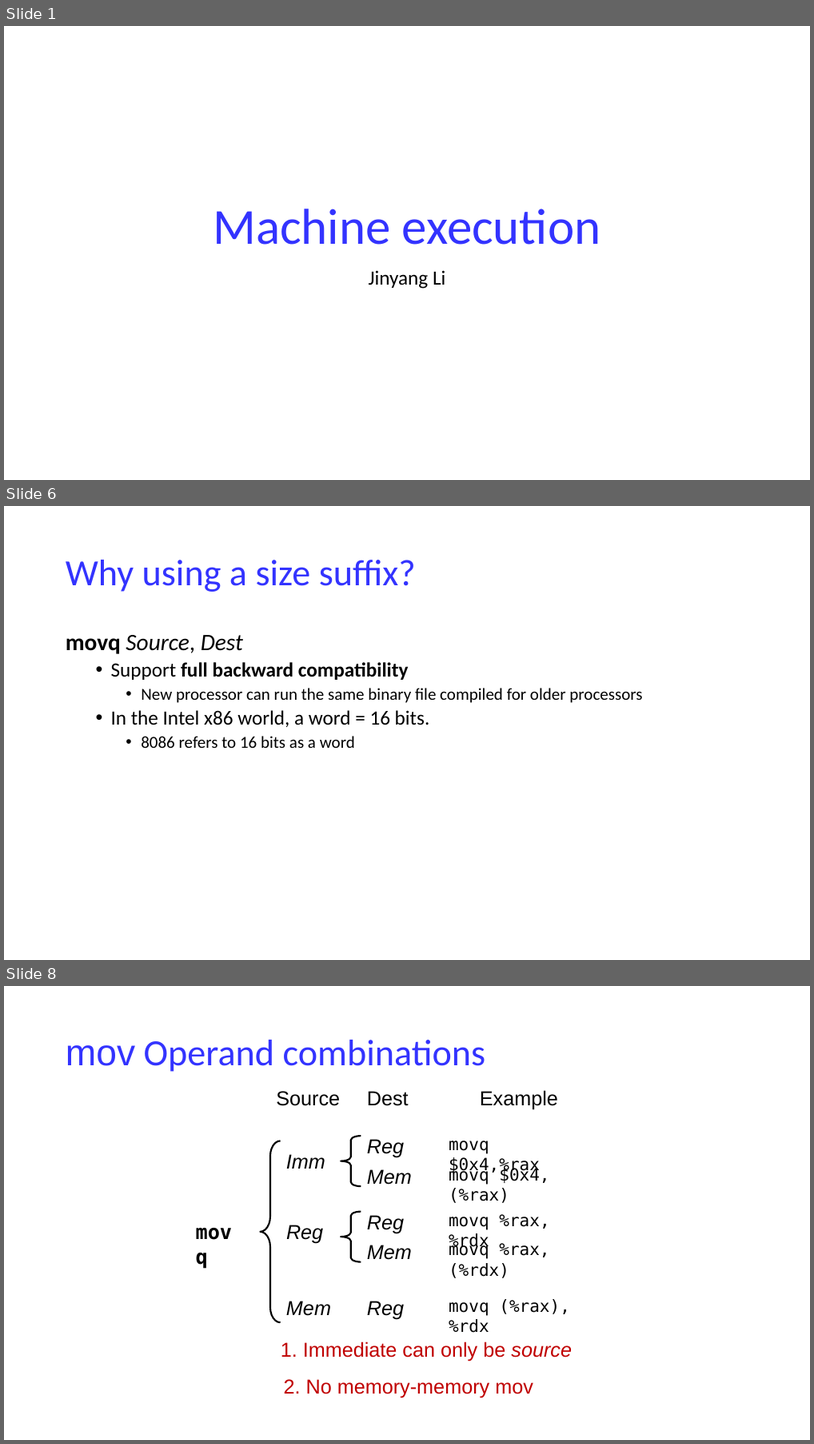
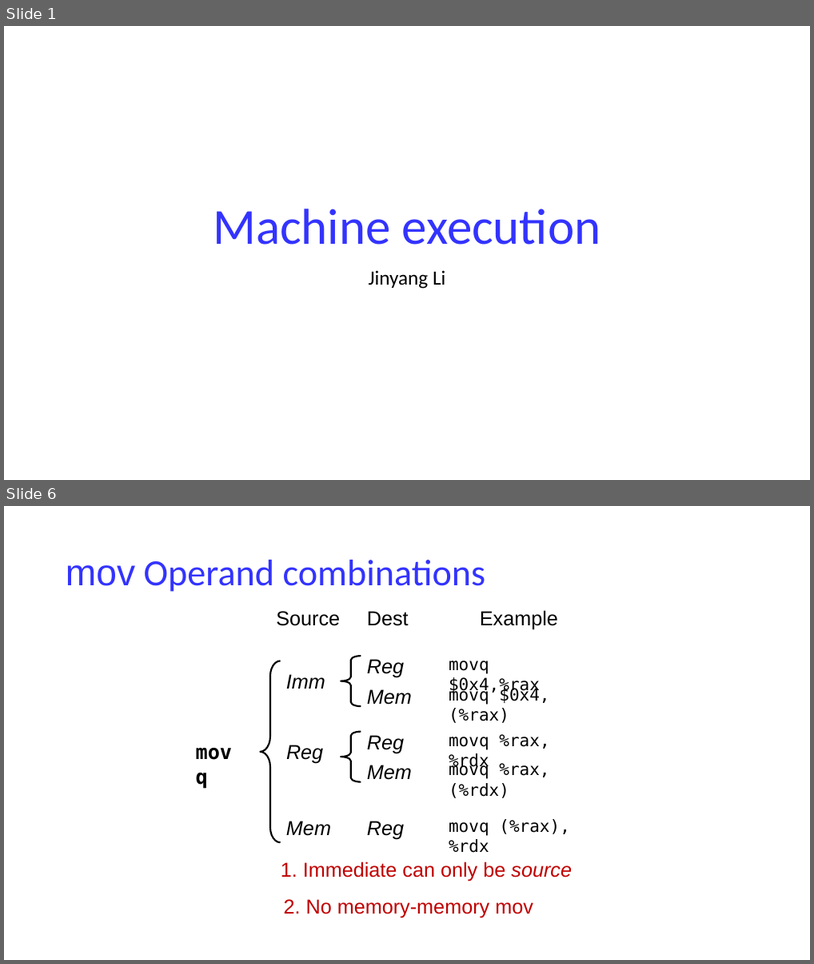
Before and after one commit to NYU-CSO/nyu-cso.github.io, a slide deck: notes/07-Machine_Basics_cont.pptx. Shown one above the other, each under a label of ours: slides 1, 6 and 8 before the commit, slides 1 and 6 after it; the slides between them are not shown. The pictures are 814x1444 and 814x964 pixels, drawn with LibreOffice and Linux fonts; fonts in the diff are those of the drawing. Boxes give left, top, right and bottom in pixels: in the first picture for what was removed or moved away, otherwise in the second. Text is boxed around its words. In the diff, an @@ line names an element or a change of style, - is before the commit and + after.

```diff
--- a/notes/07-Machine_Basics_cont.pptx
+++ b/notes/07-Machine_Basics_cont.pptx
@@ slide 6 removed at (4,506,810,960), background #FFFFFF @@
@@ title removed at (66,560,416,592) @@
-Why using a size suffix?
@@ text removed at (66,635,642,748) @@
-movq Source, Dest
-  • Support full backward compatibility
-    • New processor can run the same binary file compiled for older processors
-  • In the Intel x86 world, a word = 16 bits.
-    • 8086 refers to 16 bits as a word
@@ what was slide 8 is now slide 6 @@
```
Also in this commit, not shown: 8 slides changed, 3 other slides removed, 1 other file.
